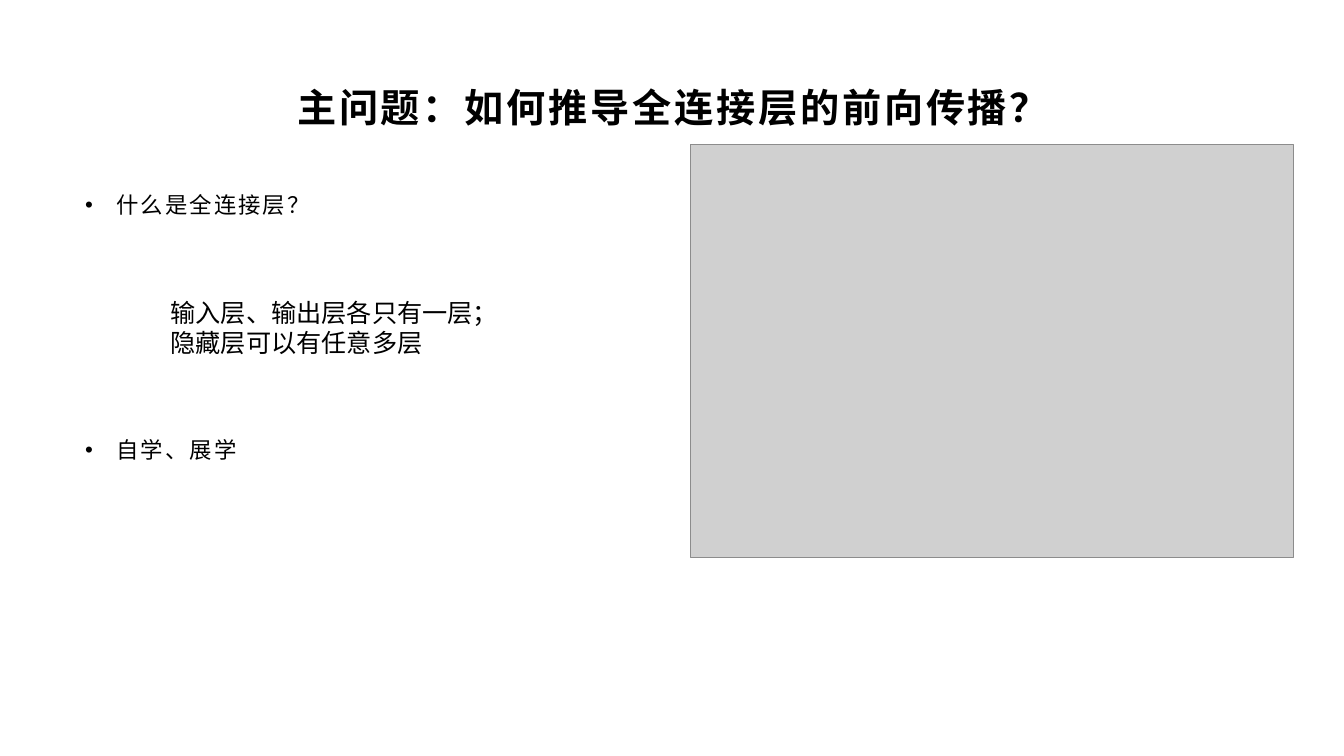
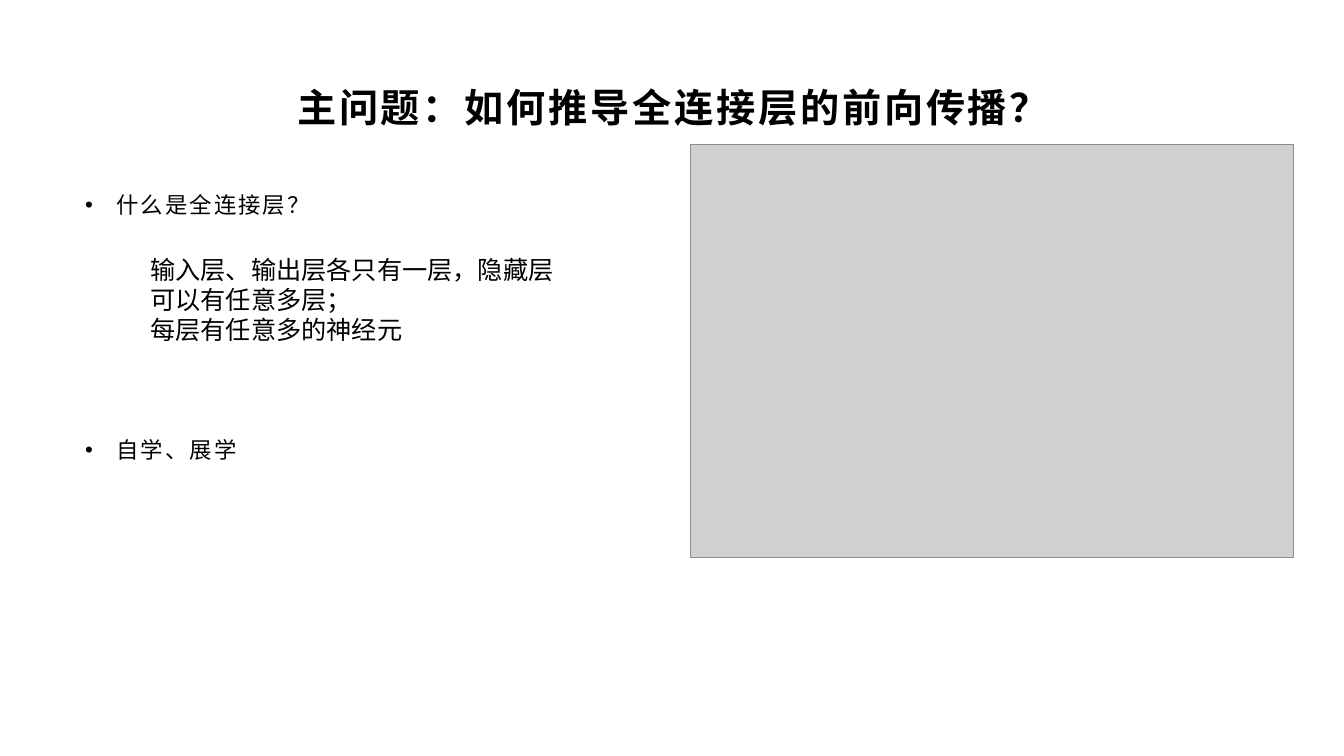
Before and after one commit to yyc-git/DeepLearningEdu, a slide deck: slide 12 of lessons/3_derivation/ppt/全连接层的前向和后向传播推导.pptx. Drawn at 1344x756 pixels with LibreOffice and Linux fonts; fonts in the diff are those of the drawing; grey boxes stand for pictures; background and template pictures are left out. Boxes give left, top, right and bottom in pixels: in the first picture for what was removed or moved away, otherwise in the second. Text is boxed around its words. In the diff, an @@ line names an element or a change of style, - is before the commit and + after.

```diff
--- a/lessons/3_derivation/ppt/全连接层的前向和后向传播推导.pptx
+++ b/lessons/3_derivation/ppt/全连接层的前向和后向传播推导.pptx
@@ text at [150, 257, 553, 341]: text changed @@
-输入层、输出层各只有一层；
-隐藏层可以有任意多层
+输入层、输出层各只有一层，隐藏层可以有任意多层；
+每层有任意多的神经元
```
Also in this commit, not shown: 3 other slides changed, 4 slides added, 32 other files.
